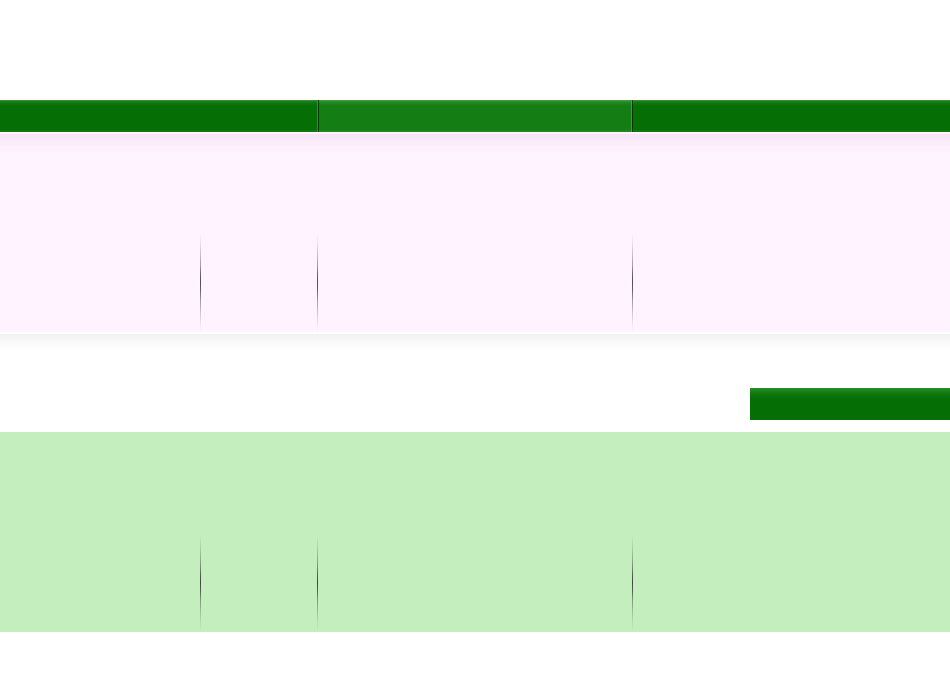
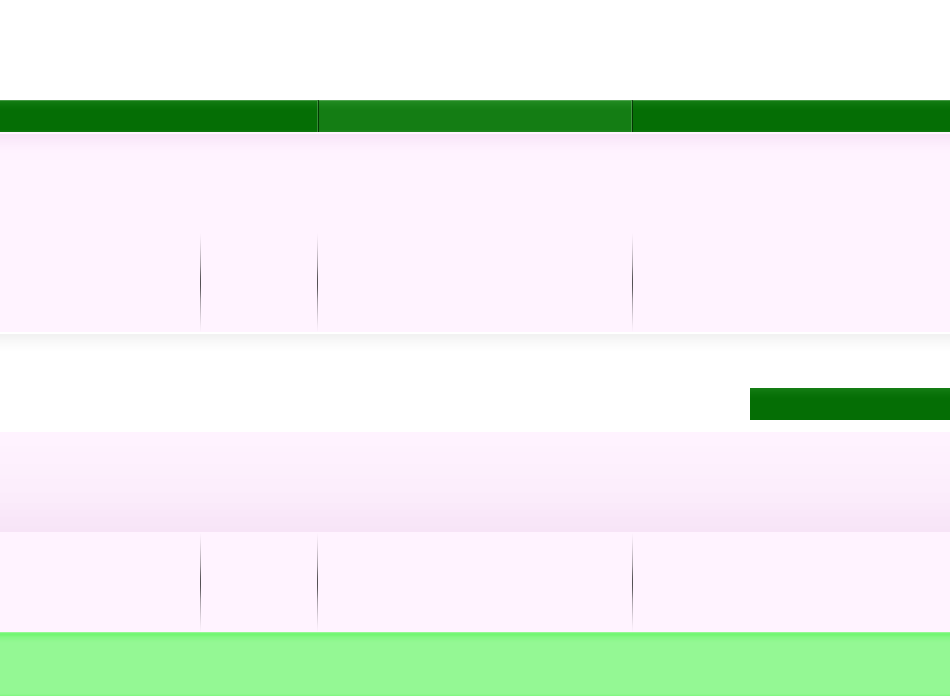
Two versions of the same layered image (950x696). Layer-by-layer changes:
painted on "footer widgets" over (0, 432, 950, 532)
painted on "footer boxes" over (0, 532, 950, 632)
painted on "footer" over (0, 632, 950, 696)
